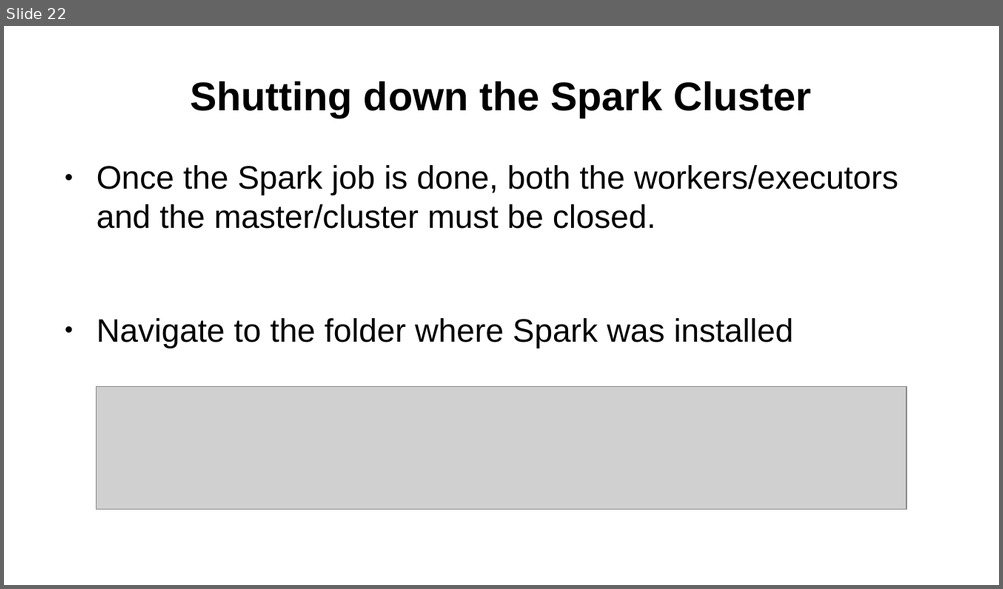
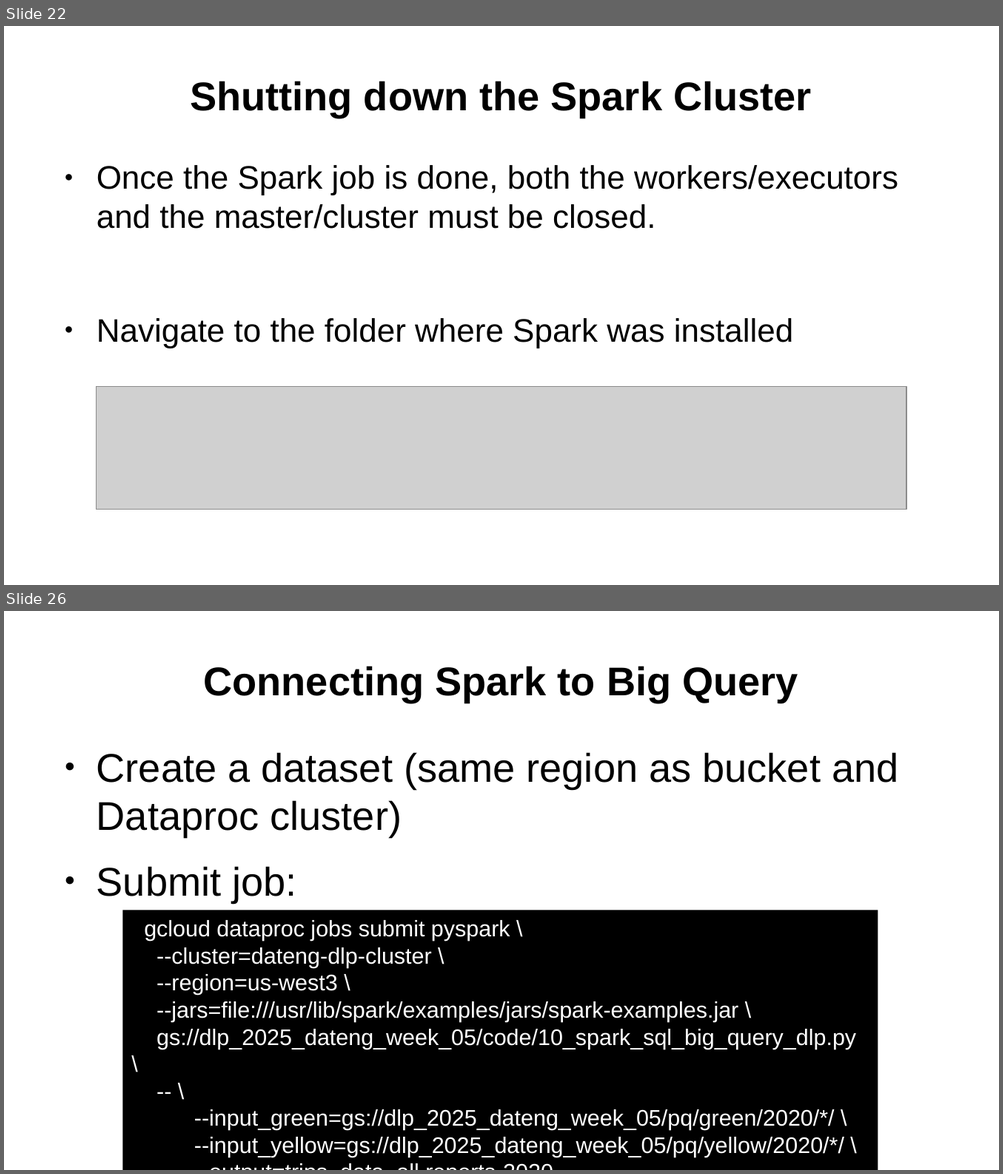
Before and after one commit to mossdet/dlp_data_eng, a slide deck: Notes/05_01_Batch_Processing_Spark.odp. Shown one above the other, each under a label of ours: slide 22 before the commit, slides 22 and 26 after it; the slides between them are not shown. The pictures are 1003x589 and 1003x1174 pixels, drawn with LibreOffice and Linux fonts; fonts in the diff are those of the drawing; grey boxes stand for pictures. Boxes give left, top, right and bottom in pixels: in the first picture for what was removed or moved away, otherwise in the second. Text is boxed around its words. In the diff, an @@ line names an element or a change of style, - is before the commit and + after.

Commit message:
add files for Spark Batch Processing Module

```diff
--- a/Notes/05_01_Batch_Processing_Spark.odp
+++ b/Notes/05_01_Batch_Processing_Spark.odp
@@ slide 26 added at box(4, 611, 999, 1170), background #FFFFFF @@
@@ title added at box(204, 666, 798, 703), 32 pt, text #000000, bold @@
+Connecting Spark to Big Query
@@ text added at box(96, 752, 898, 903), 32 pt, text #000000 @@
+● Create a dataset (same region as bucket and Dataproc cluster)
+● Submit job:
@@ rectangle added at box(123, 911, 879, 1170), fill #000000, 18 pt, text #FFFFFF @@
+gcloud dataproc jobs submit pyspark \
+--cluster=dateng-dlp-cluster \
+--region=us-west3 \
+--jars=file:///usr/lib/spark/examples/jars/spark-examples.jar \
+gs://dlp_2025_dateng_week_05/code/10_spark_sql_big_query_dlp.py \
+-- \
+--input_green=gs://dlp_2025_dateng_week_05/pq/green/2020/*/ \
+--input_yellow=gs://dlp_2025_dateng_week_05/pq/yellow/2020/*/ \
+--output=trips_data_all.reports-2020
```
Also in this commit, not shown: 3 other slides added, 6 other files.
